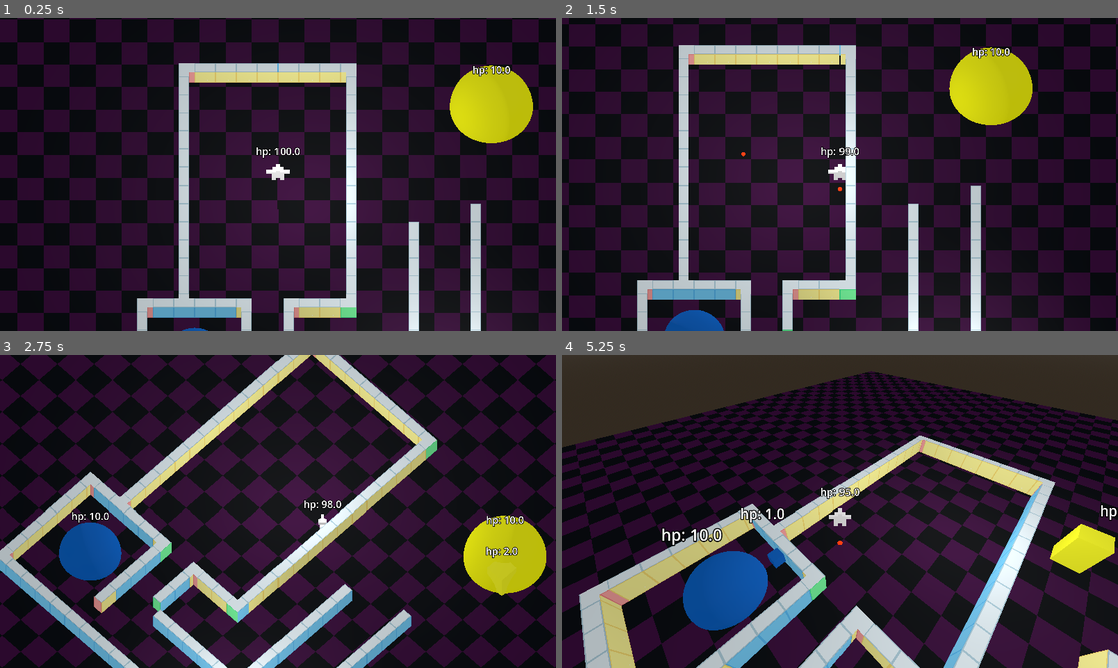
Above: before the commit, frames 1-4 (two rows, left to right).
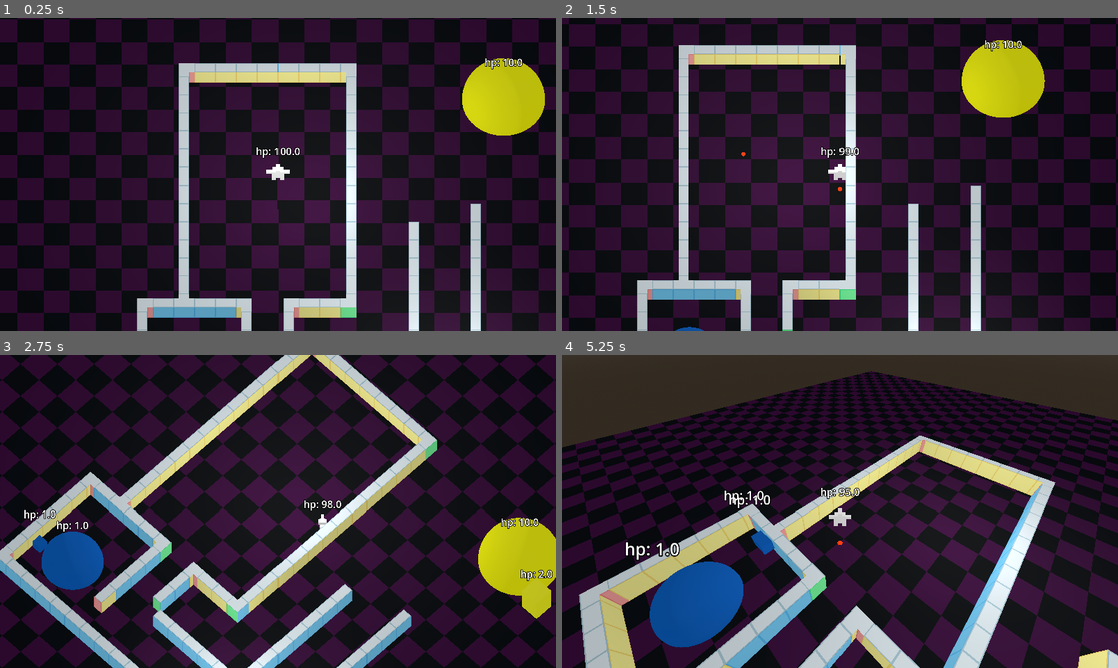
Above: after the commit, the same moments.

Repository: markguinn/kitbash-toy-clash
Game: Godot game, scene res://levels/dev/proto1.tscn
Two runs of this game, one before a commit and one after it. Both use one fixed random seed, a clock stepped at 60 frames per second and the inputs below.
Inputs:
- Up to frame 1 (0.25 s): no input
- Up to frame 2 (1.5 s): tap Enter at 0.5 s; hold Right (right) 0.53-1.28 s; hold Z (attack1) 0.53-1.28 s; hold S (down) from 1.28 s (still down); tap X (attack2) at 1.35 s
- Up to frame 3 (2.75 s): release S (down) at 2.03 s; hold Right (right) from 2.03 s (still down); hold Tab (switch_cam) from 2.03 s (still down)
- Up to frame 4 (5.25 s): release Right (right) at 2.78 s; release Tab (switch_cam) at 2.78 s; hold W (up) 2.78-3.53 s; tap Z (attack1) at 2.85 s; hold X (attack2) 3.53-4.28 s; hold Left (left) 3.53-5.03 s; tap Tab (switch_cam) at 4.35 s; hold S (down) from 5.03 s (still down); hold Z (attack1) from 5.03 s (still down)

The runs differ from the first frame. In frame 1, 1.4% of the frame differs, in the area x 32-98%, y 12-100%; in frame 2, 1.9%; in frame 3, 3.6%; in frame 4, 5.1%, in the area x 11-100%, y 43-94%.

Commit message:
tweaking components and scene inheritance

Diff:
--- a/common/hit_box.gd
+++ b/common/hit_box.gd
@@ -1,7 +1,8 @@
 class_name HitBox
 extends Area3D
 
-signal caused_damage(amount: float, to_hurt_box: HurtBox)
+@warning_ignore("unused_signal")
+signal caused_damage(amount: float, to: Life)
 
 @export var damage := 1.0
 @export var host: Node3D
--- a/common/hurt_box.gd
+++ b/common/hurt_box.gd
@@ -1,47 +1,26 @@
 class_name HurtBox
 extends Area3D
 
-signal hurt(lost_hp: float, from_hit_box: HitBox)
-signal dead(from_hit_box: HitBox)
-
-@export var starting_hp := 1.0
+## Combined with the armor on the life node (allows some body parts to be more vulnerable than others)
+## >1 reduces damage, <1 multiplies damage
 @export var armor := 1.0
+## Defaults to the parent node
 @export var host: Node3D
-
-var label: Label3D
-var hp: float
+## Defaults to a sibling node named "Life"
+@export var life: Life
 
 
 func _ready() -> void:
-	label = get_node_or_null("HealthLabel")
-	hp = starting_hp
-	_update_label()
 	area_entered.connect(_on_area_entered)
-	if is_zero_approx(armor):
-		armor = 0.001
 	if not host:
 		host = get_parent_node_3d()
-
-
-func add_damage(incoming_damage: float, from_hit_box: HitBox = null, bypass_armor = false) -> void:
-	var damage: float = incoming_damage
-	if not bypass_armor:
-		damage /= armor
-	hp -= damage
-	if from_hit_box:
-		from_hit_box.caused_damage.emit.call_deferred(damage, self)
-	if hp <= 0.0:
-		dead.emit.call_deferred(from_hit_box)
-	else:
-		hurt.emit.call_deferred(damage, from_hit_box)
-		_update_label.call_deferred()
+	if not life:
+		life = host.get_node_or_null("Life")
 
 
 func _on_area_entered(area: Area3D) -> void:
 	if area is HitBox:
-		add_damage(area.damage, area)
-
-
-func _update_label() -> void:
-	if label:
-		label.text = "hp: %0.1f" % [hp]
+		var damage = area.damage
+		if not is_zero_approx(armor):
+			damage /= armor
+		life.add_damage(damage, area)
--- /dev/null
+++ b/common/life.gd
@@ -0,0 +1,64 @@
+class_name Life
+extends Node
+
+signal healed(gained_hp: float)
+signal hurt(lost_hp: float, from_hit_box: HitBox)
+signal dead(from_hit_box: HitBox)
+
+@export var starting_hp := 1.0
+## If set, the hp will be capped here
+@export var max_hp := 0.0
+## Combined with the armor on the hurtbox if relevant
+## >1 reduces damage, <1 multiplies damage
+@export var armor := 1.0
+## Defaults to the parent node if not specified
+@export var host: Node
+
+var label: Label3D
+var hp: float
+
+
+func _ready() -> void:
+	hp = starting_hp
+	if not host:
+		host = get_parent()
+	label = get_node_or_null("HealthLabel")
+	if not label:
+		label = host.get_node_or_null("HealthLabel")
+	_update_label()
+
+
+func add_health(incoming_healing: float) -> float:
+	var healing := incoming_healing
+	hp += healing
+	if max_hp and hp > max_hp:
+		healing -= max_hp - hp
+		hp = max_hp
+	Log.debug(self, self.host.name, "healing ", healing, ". hp=", hp)
+	if healing > 0.0:
+		healed.emit.call_deferred(healing)
+		_update_label.call_deferred()
+	return healing
+
+
+func add_damage(incoming_damage: float, from_hit_box: HitBox = null, bypass_armor = false) -> float:
+	var damage: float = incoming_damage
+	if not bypass_armor and not is_zero_approx(armor):
+		damage /= armor
+	if damage > hp:
+		damage = hp
+	hp -= damage
+	Log.debug(self, self.host.name, "taking ", damage, "damage. hp=", hp)
+	if from_hit_box:
+		from_hit_box.caused_damage.emit.call_deferred(damage, self)
+	if hp <= 0.0:
+		dead.emit.call_deferred(from_hit_box)
+	else:
+		hurt.emit.call_deferred(damage, from_hit_box)
+		_update_label.call_deferred()
+	return damage
+
+
+func _update_label() -> void:
+	if label:
+		label.text = "hp: %0.1f" % [hp]
--- a/enemies/big_enemy/big_enemy.tscn
+++ b/enemies/big_enemy/big_enemy.tscn
@@ -1,62 +1,20 @@
-[gd_scene format=3 uid="uid://de5scjc8mfwq1"]
+[gd_scene format=3 uid="uid://dnacs0frc57fw"]
 
-[ext_resource type="Script" uid="uid://63rqmgwv7ltq" path="res://enemies/enemy.gd" id="1_tnhl3"]
-[ext_resource type="Script" uid="uid://dqwtfo8bvm7rb" path="res://common/hurt_box.gd" id="2_lurps"]
-[ext_resource type="Script" uid="uid://bb7mqdux6xdrk" path="res://common/hit_box.gd" id="3_xbl0o"]
+[ext_resource type="PackedScene" uid="uid://c5e1xidjh4txk" path="res://enemies/enemy.tscn" id="1_2wib7"]
 
 [sub_resource type="StandardMaterial3D" id="StandardMaterial3D_fds3k"]
 albedo_color = Color(1, 1, 0.14117648, 1)
 
-[sub_resource type="BoxMesh" id="BoxMesh_iynve"]
+[sub_resource type="BoxMesh" id="BoxMesh_2wib7"]
 material = SubResource("StandardMaterial3D_fds3k")
 size = Vector3(2, 3, 2)
 
-[sub_resource type="BoxShape3D" id="BoxShape3D_fds3k"]
-size = Vector3(2, 2, 2)
+[node name="BigEnemy" unique_id=1807322689 instance=ExtResource("1_2wib7")]
 
-[sub_resource type="BoxShape3D" id="BoxShape3D_iynve"]
-size = Vector3(2.2, 2, 2.2)
+[node name="Body" type="MeshInstance3D" parent="." index="0" unique_id=560195625]
+transform = Transform3D(1, 0, 0, 0, 1, 0, 0, 0, 1, 0, 1.5, 0)
+mesh = SubResource("BoxMesh_2wib7")
 
-[node name="BigEnemy" type="CharacterBody3D" unique_id=1807322689 groups=["enemies"]]
-collision_layer = 8
-collision_mask = 9
-script = ExtResource("1_tnhl3")
-
-[node name="Body" type="MeshInstance3D" parent="." unique_id=283102294]
-transform = Transform3D(1, 0, 0, 0, 1, 0, 0, 0, 1, 0, 1.5, 0)
-mesh = SubResource("BoxMesh_iynve")
-
-[node name="CollisionShape3D" type="CollisionShape3D" parent="." unique_id=723521642]
-transform = Transform3D(1, 0, 0, 0, 1, 0, 0, 0, 1, 0, 1, 0)
-shape = SubResource("BoxShape3D_fds3k")
-
-[node name="HurtBox" type="Area3D" parent="." unique_id=813712142]
-transform = Transform3D(1, 0, 0, 0, 1, 0, 0, 0, 1, 0, 1, 0)
-collision_layer = 0
-collision_mask = 4
-script = ExtResource("2_lurps")
+[node name="Life" parent="." index="4" unique_id=1100470729]
 starting_hp = 2.0
-metadata/_custom_type_script = "uid://dqwtfo8bvm7rb"
-
-[node name="CollisionShape3D" type="CollisionShape3D" parent="HurtBox" unique_id=911874032]
-shape = SubResource("BoxShape3D_iynve")
-debug_color = Color(0.9430334, 0.22393367, 0.22387949, 0.41960785)
-
-[node name="HealthLabel" type="Label3D" parent="HurtBox" unique_id=1874895765]
-transform = Transform3D(1, 0, 0, 0, 1, 0, 0, 0, 1, 0, 4, 0)
-pixel_size = 0.02
-offset = Vector2(0, 30)
-billboard = 1
-text = "health: 2"
-font_size = 48
-
-[node name="HitBox" type="Area3D" parent="." unique_id=1735173916]
-collision_layer = 8
-collision_mask = 0
-script = ExtResource("3_xbl0o")
-damage = 20.0
-metadata/_custom_type_script = "uid://bb7mqdux6xdrk"
-
-[node name="CollisionShape3D" type="CollisionShape3D" parent="HitBox" unique_id=285443484]
-shape = SubResource("BoxShape3D_iynve")
-debug_color = Color(0.9430334, 0.22393367, 0.22387949, 0.41960785)
+armor = 1.1
--- a/enemies/big_enemy/big_enemy_spawner.tscn
+++ b/enemies/big_enemy/big_enemy_spawner.tscn
@@ -1,49 +1,34 @@
-[gd_scene format=3 uid="uid://s1dekdh64ngw"]
+[gd_scene format=3 uid="uid://b64kv0p1jxrdi"]
 
-[ext_resource type="Script" uid="uid://b5ch0jw5otune" path="res://enemies/enemy_spawner.gd" id="1_7sxga"]
-[ext_resource type="PackedScene" uid="uid://de5scjc8mfwq1" path="res://enemies/big_enemy/big_enemy.tscn" id="2_l7w4n"]
-[ext_resource type="Script" uid="uid://dqwtfo8bvm7rb" path="res://common/hurt_box.gd" id="2_oqd8s"]
+[ext_resource type="PackedScene" uid="uid://xldcauwg5ipv" path="res://enemies/spawner.tscn" id="1_fmq5e"]
+[ext_resource type="PackedScene" uid="uid://dnacs0frc57fw" path="res://enemies/big_enemy/big_enemy.tscn" id="2_l7w4n"]
 
 [sub_resource type="StandardMaterial3D" id="StandardMaterial3D_oqd8s"]
 albedo_color = Color(1, 1, 0, 1)
 
-[sub_resource type="SphereMesh" id="SphereMesh_l7w4n"]
+[sub_resource type="SphereMesh" id="SphereMesh_ylolo"]
 material = SubResource("StandardMaterial3D_oqd8s")
 radius = 4.0
 height = 8.0
 
-[sub_resource type="BoxShape3D" id="BoxShape3D_fds3k"]
+[sub_resource type="SphereShape3D" id="SphereShape3D_n0k87"]
+radius = 4.2
 
-[sub_resource type="SphereShape3D" id="SphereShape3D_7sxga"]
-radius = 4.0
+[sub_resource type="SphereShape3D" id="SphereShape3D_ylolo"]
+radius = 4.5
 
-[node name="BigEnemySpawner" type="StaticBody3D" unique_id=1330096657 groups=["spawners"]]
-collision_layer = 8
-script = ExtResource("1_7sxga")
+[node name="BigEnemySpawner" unique_id=1330096657 instance=ExtResource("1_fmq5e")]
 enemy_type = ExtResource("2_l7w4n")
-spawn_seconds = 2.0
 
-[node name="MeshInstance3D" type="MeshInstance3D" parent="." unique_id=283102294]
-mesh = SubResource("SphereMesh_l7w4n")
+[node name="MeshInstance3D" type="MeshInstance3D" parent="." index="0" unique_id=341310011]
+mesh = SubResource("SphereMesh_ylolo")
 
-[node name="CollisionShape3D" type="CollisionShape3D" parent="." unique_id=723521642]
-shape = SubResource("BoxShape3D_fds3k")
+[node name="CollisionShape3D" parent="." index="1" unique_id=723521642]
+shape = SubResource("SphereShape3D_n0k87")
 
-[node name="HurtBox" type="Area3D" parent="." unique_id=647721749]
-collision_layer = 0
-collision_mask = 4
-script = ExtResource("2_oqd8s")
+[node name="CollisionShape3D" parent="HurtBox" parent_id_path=PackedInt32Array(149782567) index="0" unique_id=911874032]
+shape = SubResource("SphereShape3D_ylolo")
+
+[node name="Life" parent="." index="3" unique_id=2033270747]
 starting_hp = 10.0
-
-[node name="CollisionShape3D" type="CollisionShape3D" parent="HurtBox" unique_id=911874032]
-shape = SubResource("SphereShape3D_7sxga")
-debug_color = Color(0.9430334, 0.22393367, 0.22387949, 0.41960785)
-
-[node name="HealthLabel" type="Label3D" parent="HurtBox" unique_id=1874895765]
-transform = Transform3D(1, 0, 0, 0, 1, 0, 0, 0, 1, 0, 6, 0)
-pixel_size = 0.02
-offset = Vector2(0, 30)
-billboard = 1
-text = "hp:
-"
-font_size = 48
+armor = 1.2
--- a/enemies/enemy.gd
+++ b/enemies/enemy.gd
@@ -10,10 +10,11 @@
 
 @onready var hit_box: HitBox = $HitBox
 @onready var hurt_box: HurtBox = $HurtBox
+@onready var life: Life = $Life
 
 
 func _ready() -> void:
-	hurt_box.dead.connect(_on_dead)
+	life.dead.connect(_on_dead)
 	hit_box.caused_damage.connect(_on_caused_damage)
 
 
@@ -29,12 +30,13 @@
 		last_projectile = Time.get_ticks_msec()
 
 
+# TODO: do something fun - animation, sounds, etc
 func _on_dead(from_hit_box: HitBox) -> void:
 	Game.enemy_died.emit(self, from_hit_box)
 	queue_free()
 
 
-func _on_caused_damage(amount: float, _to_hurt_box: HurtBox) -> void:
+func _on_caused_damage(amount: float, _to: Life) -> void:
 	var returned_damage := amount * take_damage_from_causing_it
 	if returned_damage > 0.0:
-		hurt_box.add_damage.call_deferred(returned_damage)
+		life.add_damage.call_deferred(returned_damage)
--- /dev/null
+++ b/enemies/enemy.tscn
@@ -0,0 +1,56 @@
+[gd_scene format=3 uid="uid://c5e1xidjh4txk"]
+
+[ext_resource type="Script" uid="uid://63rqmgwv7ltq" path="res://enemies/enemy.gd" id="1_orwns"]
+[ext_resource type="Script" uid="uid://dqwtfo8bvm7rb" path="res://common/hurt_box.gd" id="2_a6vjd"]
+[ext_resource type="Script" uid="uid://bb7mqdux6xdrk" path="res://common/hit_box.gd" id="3_07tka"]
+[ext_resource type="Script" uid="uid://cy8ptutfeorc6" path="res://common/life.gd" id="4_a6vjd"]
+
+[sub_resource type="BoxShape3D" id="BoxShape3D_fds3k"]
+size = Vector3(2, 2, 2)
+
+[sub_resource type="BoxShape3D" id="BoxShape3D_iynve"]
+size = Vector3(2.2, 2, 2.2)
+
+[node name="Enemy" type="CharacterBody3D" unique_id=1807322689 groups=["enemies"]]
+collision_layer = 8
+collision_mask = 9
+script = ExtResource("1_orwns")
+
+[node name="CollisionShape3D" type="CollisionShape3D" parent="." unique_id=723521642]
+transform = Transform3D(1, 0, 0, 0, 1, 0, 0, 0, 1, 0, 1, 0)
+shape = SubResource("BoxShape3D_fds3k")
+
+[node name="HurtBox" type="Area3D" parent="." unique_id=813712142]
+transform = Transform3D(1, 0, 0, 0, 1, 0, 0, 0, 1, 0, 1, 0)
+collision_layer = 0
+collision_mask = 4
+script = ExtResource("2_a6vjd")
+metadata/_custom_type_script = "uid://dqwtfo8bvm7rb"
+
+[node name="CollisionShape3D" type="CollisionShape3D" parent="HurtBox" unique_id=911874032]
+shape = SubResource("BoxShape3D_iynve")
+debug_color = Color(0.9430334, 0.22393367, 0.22387949, 0.41960785)
+
+[node name="HitBox" type="Area3D" parent="." unique_id=1735173916]
+transform = Transform3D(1, 0, 0, 0, 1, 0, 0, 0, 1, 0, 1, 0)
+collision_layer = 8
+collision_mask = 0
+script = ExtResource("3_07tka")
+damage = 20.0
+metadata/_custom_type_script = "uid://bb7mqdux6xdrk"
+
+[node name="CollisionShape3D" type="CollisionShape3D" parent="HitBox" unique_id=285443484]
+shape = SubResource("BoxShape3D_iynve")
+debug_color = Color(0.9430334, 0.22393367, 0.22387949, 0.41960785)
+
+[node name="Life" type="Node" parent="." unique_id=1100470729]
+script = ExtResource("4_a6vjd")
+metadata/_custom_type_script = "uid://cy8ptutfeorc6"
+
+[node name="HealthLabel" type="Label3D" parent="." unique_id=1874895765]
+transform = Transform3D(1, 0, 0, 0, 1, 0, 0, 0, 1, 0, 5, 0)
+pixel_size = 0.02
+offset = Vector2(0, 30)
+billboard = 1
+text = "health: 2"
+font_size = 48
--- a/enemies/small_enemy/small_enemy.tscn
+++ b/enemies/small_enemy/small_enemy.tscn
@@ -1,61 +1,39 @@
-[gd_scene format=3 uid="uid://cm3xsw4pawfk6"]
+[gd_scene format=3 uid="uid://gtfpiwnhfods"]
 
-[ext_resource type="Script" uid="uid://63rqmgwv7ltq" path="res://enemies/enemy.gd" id="1_yemch"]
-[ext_resource type="Script" uid="uid://dqwtfo8bvm7rb" path="res://common/hurt_box.gd" id="2_yy381"]
-[ext_resource type="Script" uid="uid://bb7mqdux6xdrk" path="res://common/hit_box.gd" id="3_3m2tq"]
+[ext_resource type="PackedScene" uid="uid://c5e1xidjh4txk" path="res://enemies/enemy.tscn" id="1_24whq"]
+
+[sub_resource type="BoxShape3D" id="BoxShape3D_24whq"]
+
+[sub_resource type="BoxShape3D" id="BoxShape3D_ucjr4"]
+size = Vector3(1.2, 1, 1.2)
+
+[sub_resource type="BoxShape3D" id="BoxShape3D_yemch"]
+size = Vector3(1.2, 1, 1.2)
 
 [sub_resource type="StandardMaterial3D" id="StandardMaterial3D_fds3k"]
 albedo_color = Color(0.03137255, 0.38431373, 0.77254903, 1)
 
-[sub_resource type="BoxMesh" id="BoxMesh_iynve"]
+[sub_resource type="BoxMesh" id="BoxMesh_ucjr4"]
 material = SubResource("StandardMaterial3D_fds3k")
 
-[sub_resource type="BoxShape3D" id="BoxShape3D_fds3k"]
+[node name="SmallEnemy" unique_id=1807322689 instance=ExtResource("1_24whq")]
 
-[sub_resource type="BoxShape3D" id="BoxShape3D_iynve"]
-size = Vector3(2.2, 2, 2.2)
+[node name="CollisionShape3D" parent="." index="0" unique_id=723521642]
+transform = Transform3D(1, 0, 0, 0, 1, 0, 0, 0, 1, 0, 0.5, 0)
+shape = SubResource("BoxShape3D_24whq")
 
-[node name="SmallEnemy" type="CharacterBody3D" unique_id=1807322689 groups=["enemies"]]
-collision_layer = 8
-collision_mask = 9
-script = ExtResource("1_yemch")
-speed = 20.0
+[node name="HurtBox" parent="." index="1" unique_id=813712142]
+transform = Transform3D(1, 0, 0, 0, 1, 0, 0, 0, 1, 0, 0.5, 0)
 
-[node name="Body" type="MeshInstance3D" parent="." unique_id=283102294]
+[node name="CollisionShape3D" parent="HurtBox" index="0" unique_id=911874032]
+shape = SubResource("BoxShape3D_ucjr4")
+
+[node name="HitBox" parent="." index="2" unique_id=1735173916]
 transform = Transform3D(1, 0, 0, 0, 1, 0, 0, 0, 1, 0, 0.5, 0)
-mesh = SubResource("BoxMesh_iynve")
 
-[node name="CollisionShape3D" type="CollisionShape3D" parent="." unique_id=723521642]
+[node name="CollisionShape3D" parent="HitBox" index="0" unique_id=285443484]
+shape = SubResource("BoxShape3D_yemch")
+
+[node name="Body" type="MeshInstance3D" parent="." index="4" unique_id=1909754093]
 transform = Transform3D(1, 0, 0, 0, 1, 0, 0, 0, 1, 0, 0.5, 0)
-shape = SubResource("BoxShape3D_fds3k")
-
-[node name="HurtBox" type="Area3D" parent="." unique_id=1026468172]
-transform = Transform3D(1, 0, 0, 0, 1, 0, 0, 0, 1, 0, 1, 0)
-collision_layer = 0
-collision_mask = 4
-script = ExtResource("2_yy381")
-armor = 0.5
-metadata/_custom_type_script = "uid://dqwtfo8bvm7rb"
-
-[node name="CollisionShape3D" type="CollisionShape3D" parent="HurtBox" unique_id=911874032]
-shape = SubResource("BoxShape3D_iynve")
-debug_color = Color(0.9430334, 0.22393367, 0.22387949, 0.41960785)
-
-[node name="HealthLabel" type="Label3D" parent="HurtBox" unique_id=1874895765]
-transform = Transform3D(1, 0, 0, 0, 1, 0, 0, 0, 1, 0, 4, 0)
-pixel_size = 0.02
-offset = Vector2(0, 30)
-billboard = 1
-text = "hp:"
-font_size = 48
-
-[node name="HitBox" type="Area3D" parent="." unique_id=1808756807]
-collision_layer = 8
-collision_mask = 0
-script = ExtResource("3_3m2tq")
-damage = 10.0
-metadata/_custom_type_script = "uid://bb7mqdux6xdrk"
-
-[node name="CollisionShape3D" type="CollisionShape3D" parent="HitBox" unique_id=285443484]
-shape = SubResource("BoxShape3D_iynve")
-debug_color = Color(0.9430334, 0.22393367, 0.22387949, 0.41960785)
+mesh = SubResource("BoxMesh_ucjr4")
--- a/enemies/small_enemy/small_enemy_spawner.tscn
+++ b/enemies/small_enemy/small_enemy_spawner.tscn
@@ -1,50 +1,18 @@
-[gd_scene format=3 uid="uid://c5igbgv1nfbiy"]
+[gd_scene format=3 uid="uid://bmepk0rhitnsc"]
 
-[ext_resource type="Script" uid="uid://b5ch0jw5otune" path="res://enemies/enemy_spawner.gd" id="1_hc4pa"]
-[ext_resource type="PackedScene" uid="uid://cm3xsw4pawfk6" path="res://enemies/small_enemy/small_enemy.tscn" id="2_ecstm"]
-[ext_resource type="Script" uid="uid://dqwtfo8bvm7rb" path="res://common/hurt_box.gd" id="3_dk5eu"]
+[ext_resource type="PackedScene" uid="uid://xldcauwg5ipv" path="res://enemies/spawner.tscn" id="1_kblxq"]
+[ext_resource type="PackedScene" uid="uid://gtfpiwnhfods" path="res://enemies/small_enemy/small_enemy.tscn" id="2_ecstm"]
 
 [sub_resource type="StandardMaterial3D" id="StandardMaterial3D_oqd8s"]
 albedo_color = Color(0.03137255, 0.38431373, 0.77254903, 1)
 
-[sub_resource type="SphereMesh" id="SphereMesh_l7w4n"]
+[sub_resource type="SphereMesh" id="SphereMesh_0imn3"]
 material = SubResource("StandardMaterial3D_oqd8s")
 radius = 3.0
 height = 6.0
 
-[sub_resource type="BoxShape3D" id="BoxShape3D_fds3k"]
+[node name="Spawner" unique_id=1330096657 instance=ExtResource("1_kblxq")]
+enemy_type = ExtResource("2_ecstm")
 
-[sub_resource type="SphereShape3D" id="SphereShape3D_7sxga"]
-radius = 3.0
-
-[node name="SmallEnemySpawner" type="StaticBody3D" unique_id=1330096657 groups=["spawners"]]
-collision_layer = 8
-script = ExtResource("1_hc4pa")
-enemy_type = ExtResource("2_ecstm")
-spawn_seconds = 5.0
-spawn_radius = 4.0
-
-[node name="MeshInstance3D" type="MeshInstance3D" parent="." unique_id=283102294]
-mesh = SubResource("SphereMesh_l7w4n")
-
-[node name="CollisionShape3D" type="CollisionShape3D" parent="." unique_id=723521642]
-shape = SubResource("BoxShape3D_fds3k")
-
-[node name="HurtBox" type="Area3D" parent="." unique_id=647721749]
-collision_layer = 0
-collision_mask = 4
-script = ExtResource("3_dk5eu")
-starting_hp = 10.0
-
-[node name="CollisionShape3D" type="CollisionShape3D" parent="HurtBox" unique_id=911874032]
-shape = SubResource("SphereShape3D_7sxga")
-debug_color = Color(0.9430334, 0.22393367, 0.22387949, 0.41960785)
-
-[node name="HealthLabel" type="Label3D" parent="HurtBox" unique_id=1874895765]
-transform = Transform3D(1, 0, 0, 0, 1, 0, 0, 0, 1, 0, 6, 0)
-pixel_size = 0.02
-offset = Vector2(0, 30)
-billboard = 1
-text = "hp:
-"
-font_size = 48
+[node name="MeshInstance3D" type="MeshInstance3D" parent="." index="3" unique_id=123691724]
+mesh = SubResource("SphereMesh_0imn3")
--- a/enemies/enemy_spawner.gd
+++ b/enemies/spawner.gd
@@ -8,6 +8,7 @@
 var timer: Timer
 
 @onready var hurt_box: HurtBox = $HurtBox
+@onready var life: Life = $Life
 
 
 func _ready() -> void:
@@ -17,7 +18,7 @@
 	timer.timeout.connect(_on_spawn_timer)
 	timer.start()
 
-	hurt_box.dead.connect(_on_dead)
+	life.dead.connect(_on_dead)
 
 
 func _on_spawn_timer() -> void:
@@ -27,6 +28,7 @@
 	obj.global_position = global_position + start_offset
 
 
+# TODO: do something fun
 func _on_dead(_hit_box) -> void:
 	timer.stop()
 	queue_free()
--- /dev/null
+++ b/enemies/spawner.tscn
@@ -0,0 +1,42 @@
+[gd_scene format=3 uid="uid://xldcauwg5ipv"]
+
+[ext_resource type="Script" uid="uid://b5ch0jw5otune" path="res://enemies/spawner.gd" id="1_gmyup"]
+[ext_resource type="Script" uid="uid://dqwtfo8bvm7rb" path="res://common/hurt_box.gd" id="3_6qnf4"]
+[ext_resource type="Script" uid="uid://cy8ptutfeorc6" path="res://common/life.gd" id="4_en1mp"]
+
+[sub_resource type="SphereShape3D" id="SphereShape3D_en1mp"]
+radius = 3.0
+
+[sub_resource type="SphereShape3D" id="SphereShape3D_7sxga"]
+radius = 3.5
+
+[node name="Spawner" type="StaticBody3D" unique_id=1330096657 groups=["spawners"]]
+collision_layer = 8
+script = ExtResource("1_gmyup")
+spawn_seconds = 2.0
+
+[node name="CollisionShape3D" type="CollisionShape3D" parent="." unique_id=723521642]
+shape = SubResource("SphereShape3D_en1mp")
+
+[node name="HurtBox" type="Area3D" parent="." unique_id=149782567]
+collision_layer = 0
+collision_mask = 4
+script = ExtResource("3_6qnf4")
+metadata/_custom_type_script = "uid://dqwtfo8bvm7rb"
+
+[node name="CollisionShape3D" type="CollisionShape3D" parent="HurtBox" unique_id=911874032]
+shape = SubResource("SphereShape3D_7sxga")
+debug_color = Color(0.9430334, 0.22393367, 0.22387949, 0.41960785)
+
+[node name="HealthLabel" type="Label3D" parent="." unique_id=1874895765]
+transform = Transform3D(1, 0, 0, 0, 1, 0, 0, 0, 1, 0, 6, 0)
+pixel_size = 0.02
+offset = Vector2(0, 30)
+billboard = 1
+text = "hp:
+"
+font_size = 48
+
+[node name="Life" type="Node" parent="." unique_id=2033270747]
+script = ExtResource("4_en1mp")
+metadata/_custom_type_script = "uid://cy8ptutfeorc6"
--- a/levels/dev/proto1.tscn
+++ b/levels/dev/proto1.tscn
@@ -2,8 +2,8 @@
 
 [ext_resource type="PackedScene" uid="uid://bobgrurpfdnwv" path="res://player/player.tscn" id="1_sxqe5"]
 [ext_resource type="MeshLibrary" uid="uid://b27p3wokfin6l" path="res://levels/dev/proto-mesh-lib.tres" id="2_sxqe5"]
-[ext_resource type="PackedScene" uid="uid://s1dekdh64ngw" path="res://enemies/big_enemy/big_enemy_spawner.tscn" id="4_mculg"]
-[ext_resource type="PackedScene" uid="uid://c5igbgv1nfbiy" path="res://enemies/small_enemy/small_enemy_spawner.tscn" id="4_pomcm"]
+[ext_resource type="PackedScene" uid="uid://bmepk0rhitnsc" path="res://enemies/small_enemy/small_enemy_spawner.tscn" id="4_pomcm"]
+[ext_resource type="PackedScene" uid="uid://b64kv0p1jxrdi" path="res://enemies/big_enemy/big_enemy_spawner.tscn" id="5_pomcm"]
 
 [sub_resource type="WorldBoundaryShape3D" id="WorldBoundaryShape3D_iynve"]
 
@@ -90,12 +90,6 @@
 size = 0.1
 metadata/_edit_lock_ = true
 
-[node name="BigEnemySpawner" parent="." unique_id=1330096657 instance=ExtResource("4_mculg")]
-transform = Transform3D(1, 0, 0, 0, 1, 0, 0, 0, 1, 20.482006, 0, -7.7785788)
-
-[node name="SmallEnemySpawner" parent="." unique_id=2016694786 instance=ExtResource("4_pomcm")]
-transform = Transform3D(1, 0, 0, 0, 1, 0, 0, 0, 1, -7.9569054, 0, 20.083363)
-
 [node name="ConfirmContinue" type="ConfirmationDialog" parent="." unique_id=20908460 groups=["confirm_dlg"]]
 unique_name_in_owner = true
 process_mode = 3
@@ -107,3 +101,9 @@
 dialog_text = "You can end your run here or use a magic crystal to continue. Your character may absorb some traits of your attacker if you do."
 dialog_autowrap = true
 cancel_button_text = "End Run"
+
+[node name="BigEnemySpawner" parent="." unique_id=803562640 instance=ExtResource("5_pomcm")]
+transform = Transform3D(1, 0, 0, 0, 1, 0, 0, 0, 1, 21.65137, 0, -8.604748)
+
+[node name="Spawner" parent="." unique_id=1330096657 instance=ExtResource("4_pomcm")]
+transform = Transform3D(1, 0, 0, 0, 1, 0, 0, 0, 1, -8.435489, 0, 22)
--- a/player/player.gd
+++ b/player/player.gd
@@ -8,6 +8,8 @@
 var cur_dir := Vector3(1.0, 0.0, 0.0)
 var cur_cam := 0
 
+@onready var hurt_box: HurtBox = $HurtBox
+@onready var life: Life = $Life
 @onready var cams: Array[Camera3D] = [
 	$CamOrthoStraight,
 	$CamOrtho45,
@@ -60,7 +62,7 @@
 
 
 func _on_health_drip() -> void:
-	$HurtBox.add_damage(1.0)
+	life.add_damage(1.0)
 
 
 func _on_dead(from_hit_box: HitBox) -> void:
--- a/player/player.tscn
+++ b/player/player.tscn
@@ -3,6 +3,7 @@
 [ext_resource type="Script" uid="uid://dw0sh3di51t1p" path="res://player/player.gd" id="1_nvxhs"]
 [ext_resource type="PackedScene" uid="uid://0iap8bwrf2kj" path="res://player/projectile.tscn" id="2_ilk7j"]
 [ext_resource type="Script" uid="uid://dqwtfo8bvm7rb" path="res://common/hurt_box.gd" id="3_ax26v"]
+[ext_resource type="Script" uid="uid://cy8ptutfeorc6" path="res://common/life.gd" id="4_yw30f"]
 
 [sub_resource type="CapsuleShape3D" id="CapsuleShape3D_iynve"]
 
@@ -70,14 +71,13 @@
 collision_layer = 0
 collision_mask = 8
 script = ExtResource("3_ax26v")
-starting_hp = 100.0
 metadata/_custom_type_script = "uid://dqwtfo8bvm7rb"
 
 [node name="CollisionShape3D" type="CollisionShape3D" parent="HurtBox" unique_id=543511750]
 shape = SubResource("CapsuleShape3D_l7t1d")
 debug_color = Color(0.35837752, 0.61519843, 0.17483082, 0.41960785)
 
-[node name="HealthLabel" type="Label3D" parent="HurtBox" unique_id=1337854970]
+[node name="HealthLabel" type="Label3D" parent="." unique_id=932064038]
 transform = Transform3D(1, 0, 0, 0, 1, 0, 0, 0, 1, 0, 2, 0)
 pixel_size = 0.02
 offset = Vector2(0, 50)
@@ -85,8 +85,13 @@
 text = "health: 5"
 font_size = 48
 
+[node name="Life" type="Node" parent="." unique_id=1673273175]
+script = ExtResource("4_yw30f")
+starting_hp = 100.0
+metadata/_custom_type_script = "uid://cy8ptutfeorc6"
+
 [node name="HealthDripTimer" type="Timer" parent="." unique_id=883919305]
 autostart = true
 
-[connection signal="dead" from="HurtBox" to="." method="_on_dead"]
+[connection signal="dead" from="Life" to="." method="_on_dead"]
 [connection signal="timeout" from="HealthDripTimer" to="." method="_on_health_drip"]
Not shown, added: common/life.gd.uid
Not shown, changed: config.ini
Renamed: enemies/enemy_spawner.gd.uid -> enemies/spawner.gd.uid
Not shown: 3 places in player/projectile.tscn that only renumber resources
